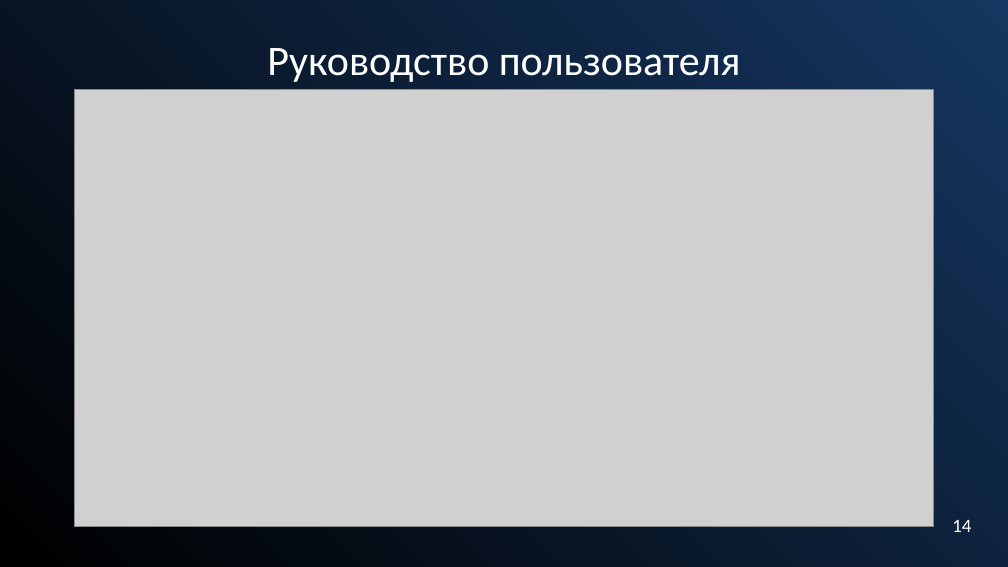
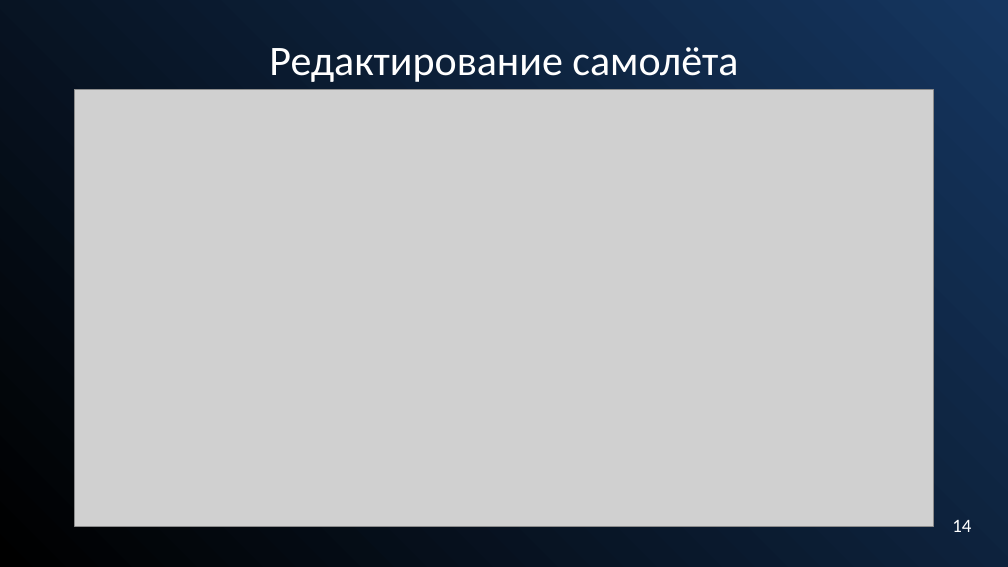
Before and after one commit to Alfamodik/AirCharter, a slide deck: slide 23 of Docs/ВКР/Презентация на защиту диплома.pptx (slide 24 before the commit). Drawn at 1008x567 pixels with LibreOffice and Linux fonts; fonts in the diff are those of the drawing; grey boxes stand for pictures. Boxes give left, top, right and bottom in pixels: in the first picture for what was removed or moved away, otherwise in the second. Text is boxed around its words. In the diff, an @@ line names an element or a change of style, - is before the commit and + after.

```diff
--- a/Docs/ВКР/Презентация на защиту диплома.pptx
+++ b/Docs/ВКР/Презентация на защиту диплома.pptx
@@ subtitle at bbox=[269, 47, 738, 82]: text changed @@
-Руководство пользователя
+Редактирование самолёта
```
Also in this commit, not shown: 13 other slides changed, 3 slides added, 5 slides removed, 2 other files.
